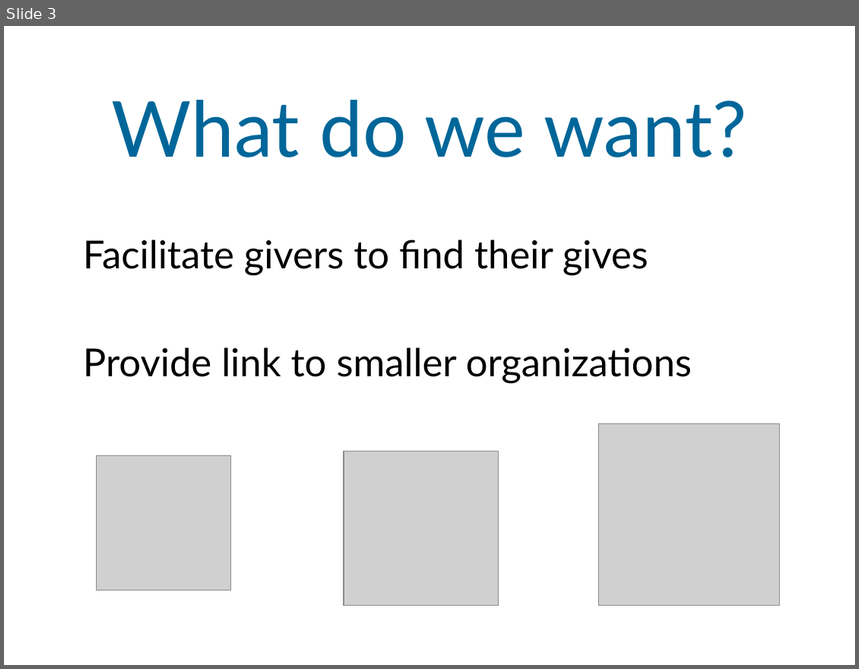
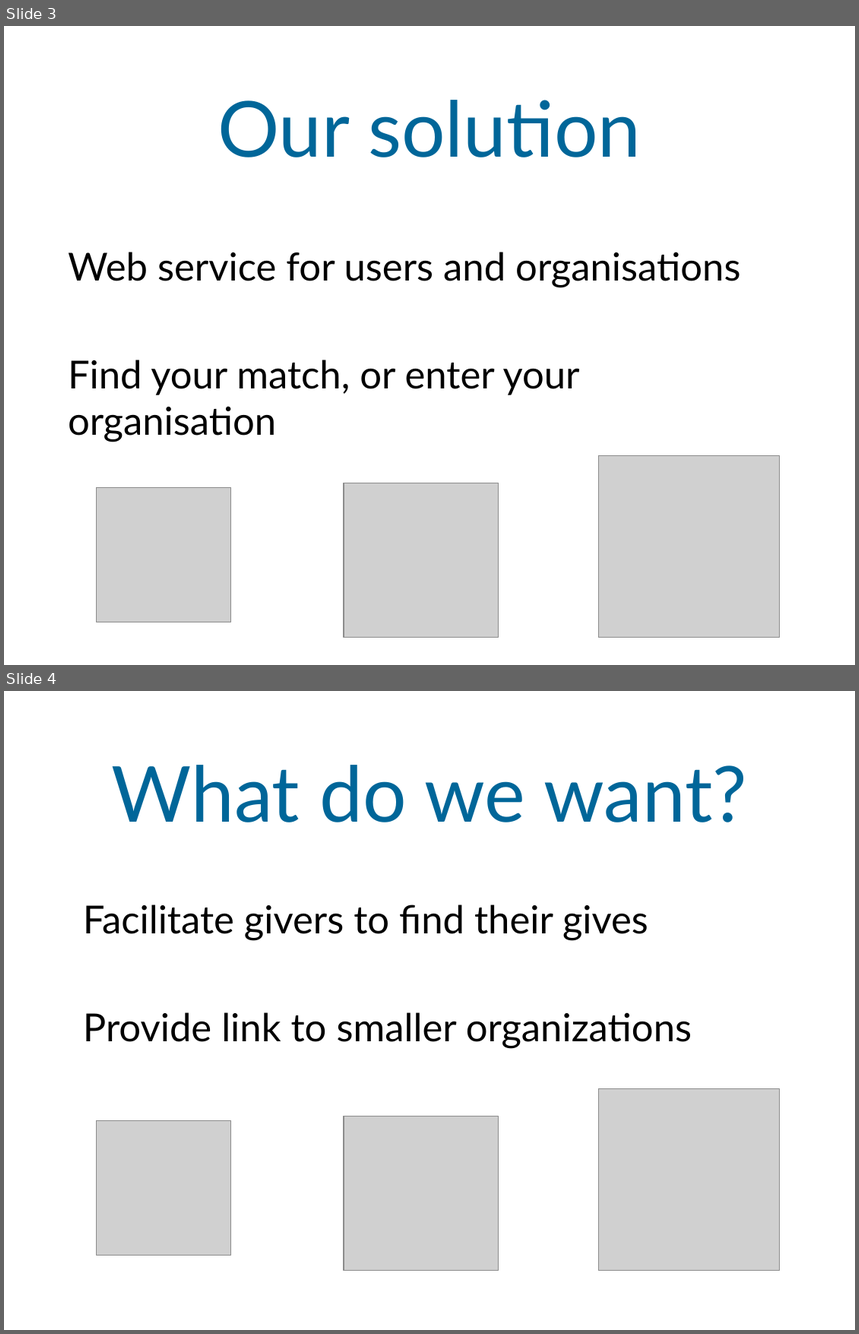
Before and after one commit to Johan37/OpenHack, a slide deck: documents/presentation.odp. Shown one above the other, each under a label of ours: slide 3 before the commit, slides 3 and 4 after it. The pictures are 859x669 and 859x1334 pixels, drawn with LibreOffice and Linux fonts; fonts in the diff are those of the drawing; grey boxes stand for pictures. Boxes give left, top, right and bottom in pixels: in the first picture for what was removed or moved away, otherwise in the second. Text is boxed around its words. In the diff, an @@ line names an element or a change of style, - is before the commit and + after.

```diff
--- a/documents/presentation.odp
+++ b/documents/presentation.odp
@@ slide 3 added at <box>4,26,855,665</box>, background #FFFFFF @@
@@ title added at <box>218,100,641,157</box>, 72 pt, text #006699 @@
+Our solution
@@ text added at <box>68,252,740,442</box>, 36 pt, text #000000 @@
+Web service for users and organisations
+Find your match, or enter your organisation
@@ picture added at <box>599,456,780,638</box> @@
@@ picture added at <box>97,488,231,623</box> @@
@@ picture added at <box>344,484,498,638</box> @@
@@ what was slide 3 is now slide 4 @@
```
Also in this commit, not shown: 1 slide changed, 1 other slide added, 1 slide removed, 1 other file.
